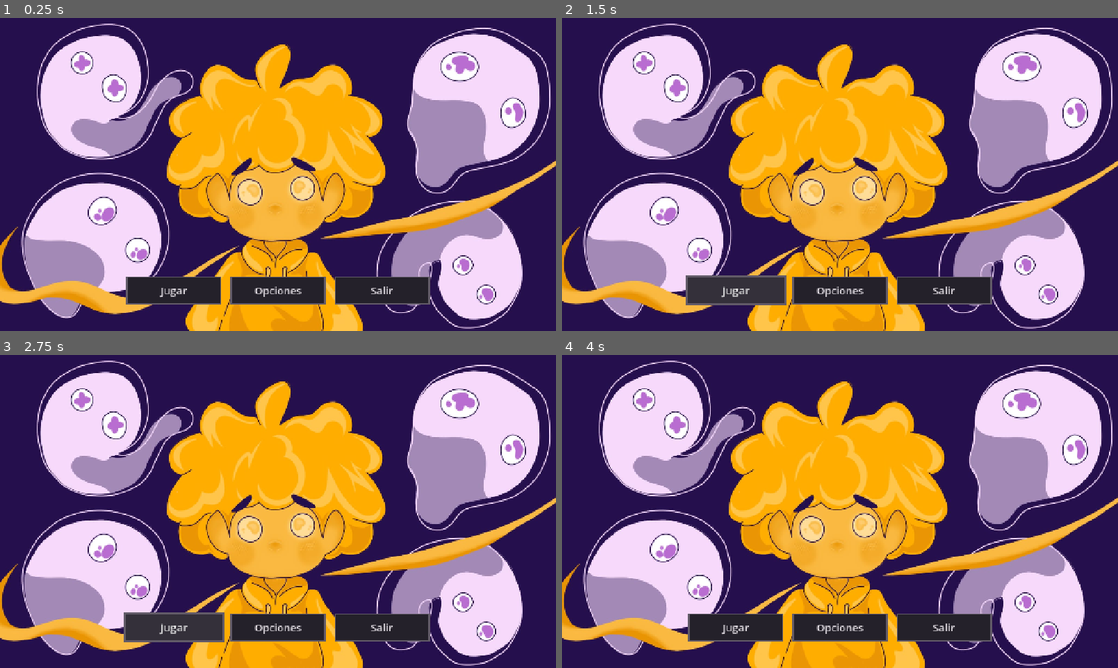
Above: before the commit, frames 1-4 (two rows, left to right).
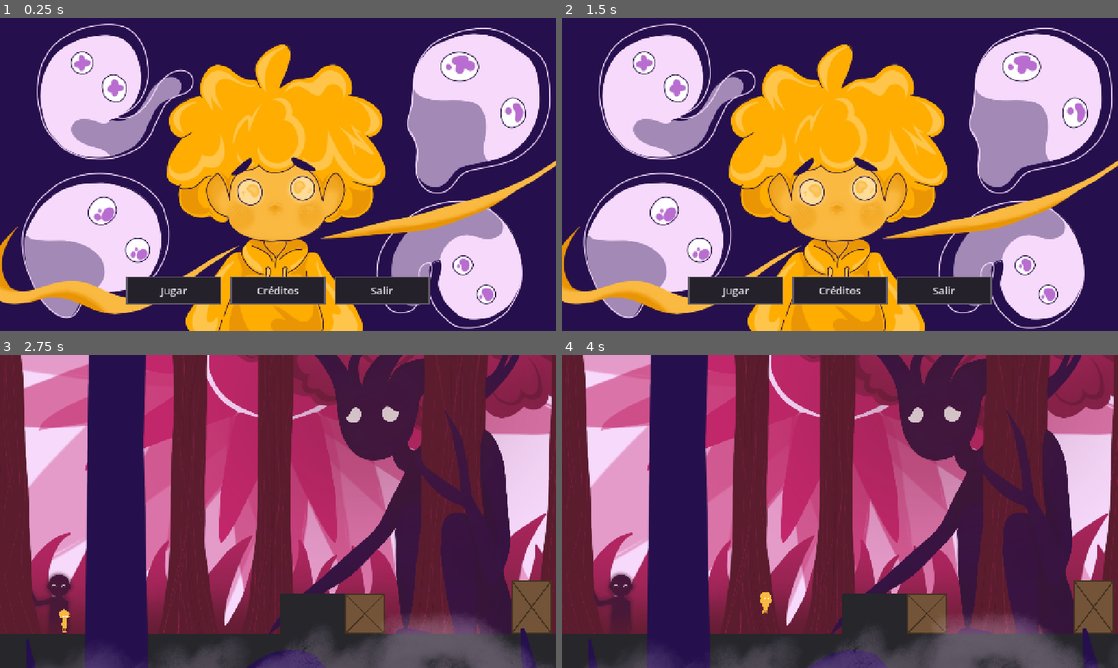
Above: after the commit, the same moments.

Repository: Gerd-U/brulkas
Game: Godot game, scene res://ui/menu_principal.tscn
Same seed, same stepped clock (60 frames per second), same inputs: the game is played once before the commit and once after it. This scene is started directly instead of the project's main scene.
Inputs (mouse positions are in pixels of both pictures, inside the frame that each line leads up to):
- Up to frame 1 (0.25 s): no input
- Up to frame 2 (1.5 s): click "Opciones" (after the commit: "Créditos") at 0.5 s; click "Jugar" (after the commit: "Volver al menú") at 1.25 s
- Up to frame 3 (2.75 s): click "Jugar" at 2 s
- Up to frame 4 (4 s): move the mouse to (962, 495) at 2.77 s; hold Shift (grab) 2.78-3.53 s; hold D (move_right) from 2.78 s (still down); tap W (jump) at 3.02, 3.77 s; tap Enter at 3.5 s; move the mouse to (728, 527) at 3.52 s; tap E (interact) at 3.6 s

The runs differ from the first frame. In frame 1, 0.1% of the frame differs, in the area x 45-55%, y 85-90%; in frame 2, 0.4%; in frame 3, 91%, in the area x 0-100%, y 0-100%; in frame 4, 91%.

Commit message:
Completar menu principal y pantalla de creditos

Diff:
--- /dev/null
+++ b/ui/creditos.gd
@@ -0,0 +1,29 @@
+extends Control
+
+
+func _ready() -> void:
+	await get_tree().process_frame
+
+	# Configuramos el efecto de zoom del botón.
+	var boton = $Button
+	boton.pivot_offset = boton.size / 2
+
+	boton.mouse_entered.connect(_al_entrar.bind(boton))
+	boton.mouse_exited.connect(_al_salir.bind(boton))
+
+
+# Aumenta el tamaño del botón cuando el ratón pasa sobre él.
+func _al_entrar(boton: Control) -> void:
+	var tween = create_tween()
+	tween.tween_property(boton, "scale", Vector2(1.05, 1.05), 0.15)
+
+
+# Devuelve el botón a su tamaño normal.
+func _al_salir(boton: Control) -> void:
+	var tween = create_tween()
+	tween.tween_property(boton, "scale", Vector2(1.0, 1.0), 0.15)
+
+
+# Regresa al menú principal cuando se presiona el botón.
+func _on_button_pressed() -> void:
+	get_tree().change_scene_to_file("res://ui/menu_principal.tscn")
--- /dev/null
+++ b/ui/creditos.tscn
@@ -0,0 +1,90 @@
+[gd_scene format=3 uid="uid://c331b4tuns4wv"]
+
+[ext_resource type="Script" uid="uid://dwr0nb6sinidi" path="res://ui/creditos.gd" id="1_fr3nv"]
+
+[sub_resource type="StyleBoxFlat" id="StyleBoxFlat_fabxv"]
+bg_color = Color(0.14117648, 0.12941177, 0.16470589, 1)
+border_width_left = 4
+border_width_top = 4
+border_width_right = 4
+border_width_bottom = 4
+border_color = Color(0.38431373, 0.35686275, 0.40784314, 1)
+
+[sub_resource type="StyleBoxFlat" id="StyleBoxFlat_nppkp"]
+bg_color = Color(0.20392157, 0.1882353, 0.22745098, 1)
+border_width_left = 6
+border_width_top = 6
+border_width_right = 6
+border_width_bottom = 6
+border_color = Color(0.38431373, 0.35686275, 0.40784314, 1)
+
+[node name="Control" type="Control" unique_id=1608541309]
+layout_mode = 3
+anchors_preset = 15
+anchor_right = 1.0
+anchor_bottom = 1.0
+grow_horizontal = 2
+grow_vertical = 2
+script = ExtResource("1_fr3nv")
+
+[node name="Label" type="Label" parent="." unique_id=793345009]
+layout_mode = 1
+anchors_preset = 5
+anchor_left = 0.5
+anchor_right = 0.5
+offset_left = -93.0
+offset_top = 70.0
+offset_right = 79.0
+offset_bottom = 120.0
+grow_horizontal = 2
+theme_override_colors/font_color = Color(0.90588236, 0.8862745, 0.9098039, 1)
+theme_override_font_sizes/font_size = 36
+text = "CRÉDITOS"
+
+[node name="Label2" type="Label" parent="." unique_id=653922561]
+layout_mode = 1
+anchors_preset = 8
+anchor_left = 0.5
+anchor_top = 0.5
+anchor_right = 0.5
+anchor_bottom = 0.5
+offset_left = -93.0
+offset_top = -203.0
+offset_right = 103.0
+offset_bottom = 134.0
+grow_horizontal = 2
+grow_vertical = 2
+theme_override_colors/font_color = Color(0.90588236, 0.8862745, 0.9098039, 1)
+theme_override_font_sizes/font_size = 22
+text = "PROGRAMACIÓN
+Nombre 1
+Nombre 2
+Nombre 3
+
+ARTE Y DISEÑO
+Nombre 4
+
+MÚSICA Y SONIDO
+Nombre 5"
+
+[node name="Button" type="Button" parent="." unique_id=2036414415]
+custom_minimum_size = Vector2(220, 65)
+layout_mode = 1
+anchors_preset = 7
+anchor_left = 0.5
+anchor_top = 1.0
+anchor_right = 0.5
+anchor_bottom = 1.0
+offset_left = -105.0
+offset_top = -191.0
+offset_right = 115.0
+offset_bottom = -126.0
+grow_horizontal = 2
+grow_vertical = 0
+theme_override_colors/font_color = Color(0.90588236, 0.8862745, 0.9098039, 1)
+theme_override_font_sizes/font_size = 24
+theme_override_styles/normal = SubResource("StyleBoxFlat_fabxv")
+theme_override_styles/hover = SubResource("StyleBoxFlat_nppkp")
+text = "Volver al menú"
+
+[connection signal="pressed" from="Button" to="." method="_on_button_pressed"]
--- a/ui/menu_principal.gd
+++ b/ui/menu_principal.gd
@@ -1,19 +1,38 @@
 extends Control
+
 
 func _ready() -> void:
 	await get_tree().process_frame
 
+	# Agregamos el efecto de zoom a todos los botones.
 	for boton in $HBoxContainer.get_children():
 		boton.pivot_offset = boton.size / 2
 		boton.mouse_entered.connect(_al_entrar.bind(boton))
 		boton.mouse_exited.connect(_al_salir.bind(boton))
 
 
+# Aumenta el tamaño del botón cuando el ratón pasa sobre él.
 func _al_entrar(boton: Control) -> void:
 	var tween = create_tween()
 	tween.tween_property(boton, "scale", Vector2(1.05, 1.05), 0.15)
 
 
+# Devuelve el botón a su tamaño normal.
 func _al_salir(boton: Control) -> void:
 	var tween = create_tween()
 	tween.tween_property(boton, "scale", Vector2(1.0, 1.0), 0.15)
+
+
+# Abre el nivel 1 cuando se presiona JUGAR.
+func _on_button_pressed() -> void:
+	get_tree().change_scene_to_file("res://levels/nivel_01.tscn")
+
+
+# Cierra el juego cuando se presiona SALIR.
+func _on_button_3_pressed() -> void:
+	get_tree().quit()
+
+
+# Abre la pantalla de créditos.
+func _on_button_2_pressed() -> void:
+	get_tree().change_scene_to_file("res://ui/creditos.tscn")
--- a/ui/menu_principal.tscn
+++ b/ui/menu_principal.tscn
@@ -13,10 +13,10 @@
 
 [sub_resource type="StyleBoxFlat" id="StyleBoxFlat_iesyk"]
 bg_color = Color(0.20392157, 0.1882353, 0.22745098, 1)
-border_width_left = 5
-border_width_top = 5
-border_width_right = 5
-border_width_bottom = 5
+border_width_left = 6
+border_width_top = 6
+border_width_right = 6
+border_width_bottom = 6
 border_color = Color(0.38431373, 0.35686275, 0.40784314, 1)
 
 [sub_resource type="StyleBoxFlat" id="StyleBoxFlat_fw5kl"]
@@ -29,10 +29,10 @@
 
 [sub_resource type="StyleBoxFlat" id="StyleBoxFlat_0f2nw"]
 bg_color = Color(0.20392157, 0.1882353, 0.22745098, 1)
-border_width_left = 5
-border_width_top = 5
-border_width_right = 5
-border_width_bottom = 5
+border_width_left = 6
+border_width_top = 6
+border_width_right = 6
+border_width_bottom = 6
 border_color = Color(0.38431373, 0.35686275, 0.40784314, 1)
 
 [sub_resource type="StyleBoxFlat" id="StyleBoxFlat_dhvkh"]
@@ -45,10 +45,10 @@
 
 [sub_resource type="StyleBoxFlat" id="StyleBoxFlat_m4ikh"]
 bg_color = Color(0.20392157, 0.1882353, 0.22745098, 1)
-border_width_left = 5
-border_width_top = 5
-border_width_right = 5
-border_width_bottom = 5
+border_width_left = 6
+border_width_top = 6
+border_width_right = 6
+border_width_bottom = 6
 border_color = Color(0.38431373, 0.35686275, 0.40784314, 1)
 
 [node name="Control" type="Control" unique_id=510097047]
@@ -102,7 +102,7 @@
 theme_override_font_sizes/font_size = 24
 theme_override_styles/normal = SubResource("StyleBoxFlat_fw5kl")
 theme_override_styles/hover = SubResource("StyleBoxFlat_0f2nw")
-text = "Opciones"
+text = "Créditos"
 
 [node name="Button3" type="Button" parent="HBoxContainer" unique_id=670184216]
 custom_minimum_size = Vector2(220, 65)
@@ -112,3 +112,7 @@
 theme_override_styles/normal = SubResource("StyleBoxFlat_dhvkh")
 theme_override_styles/hover = SubResource("StyleBoxFlat_m4ikh")
 text = "Salir"
+
+[connection signal="pressed" from="HBoxContainer/Button" to="." method="_on_button_pressed"]
+[connection signal="pressed" from="HBoxContainer/Button2" to="." method="_on_button_2_pressed"]
+[connection signal="pressed" from="HBoxContainer/Button3" to="." method="_on_button_3_pressed"]
Not shown, added: ui/creditos.gd.uid
